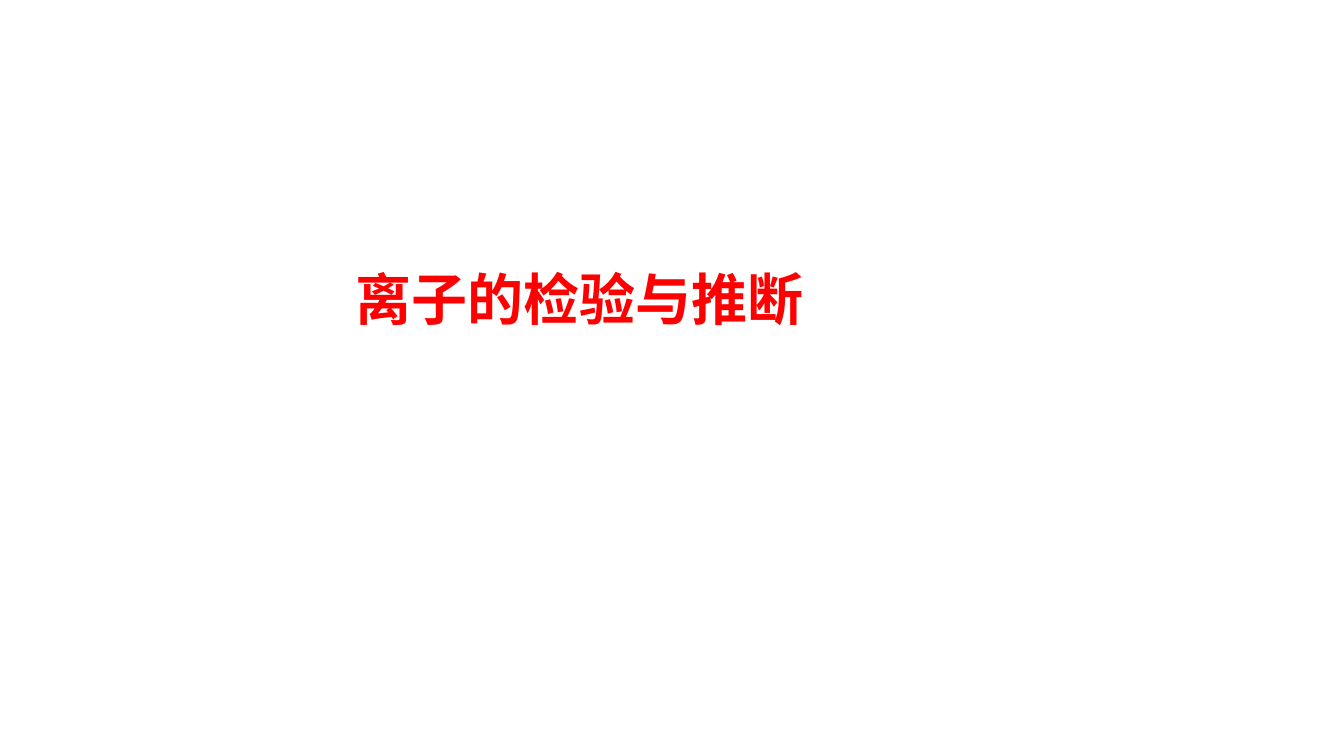
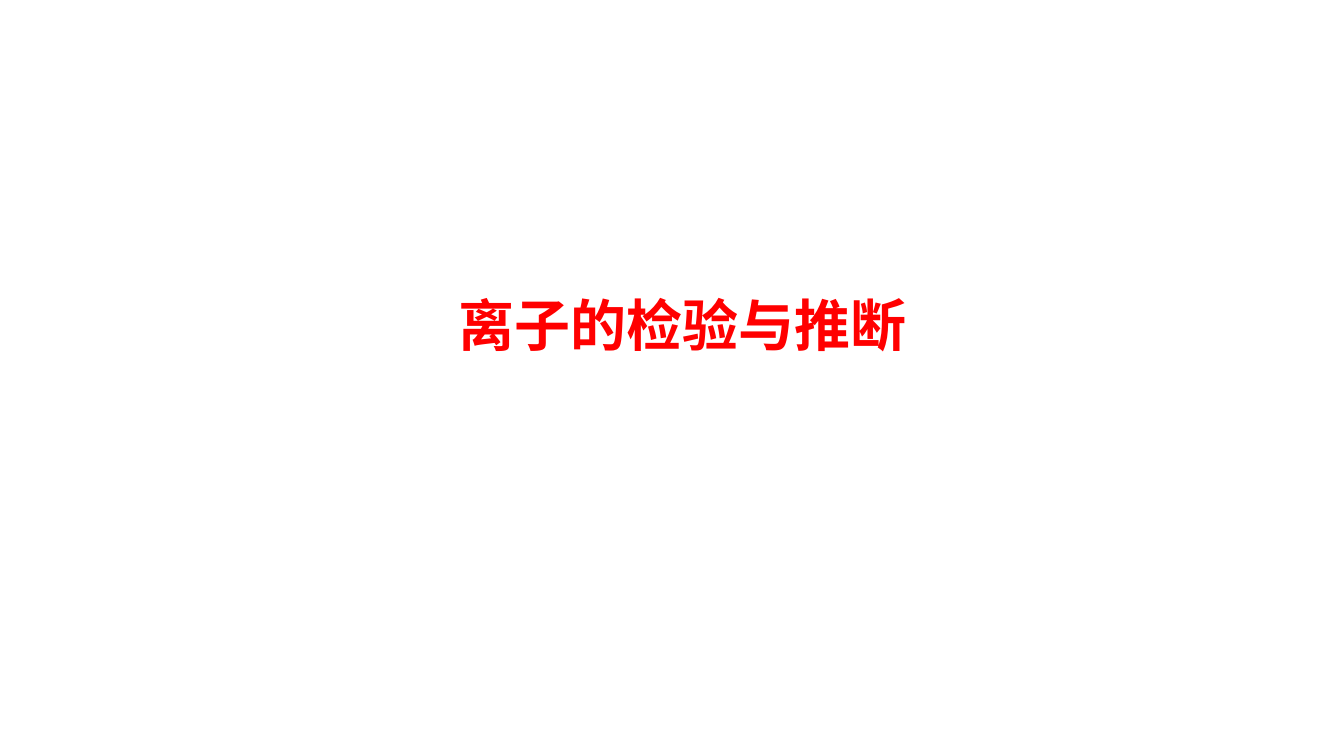
Before and after one commit to EntropyRiser/underwaterftp, a slide deck: slide 40 of files/Chemistry/一轮复习—离子反应专题 正式.ppt (slide 41 before the commit). Drawn at 1344x756 pixels with LibreOffice and Linux fonts; fonts in the diff are those of the drawing. Boxes give left, top, right and bottom in pixels: in the first picture for what was removed or moved away, otherwise in the second. Text is boxed around its words. In the diff, an @@ line names an element or a change of style, - is before the commit and + after.

```diff
--- a/files/Chemistry/一轮复习—离子反应专题 正式.ppt
+++ b/files/Chemistry/一轮复习—离子反应专题 正式.ppt
@@ text "离子的检验与推断": place and size @@
-text "离子的检验与推断" at [355, 272, 803, 325]
+text "离子的检验与推断" at [459, 298, 907, 351]
@@ text "离子的检验与推断" at [459, 298, 907, 351]: alignment left to centre @@
```
Also in this commit, not shown: 3 other slides changed, 8 slides added, 25 slides removed.
